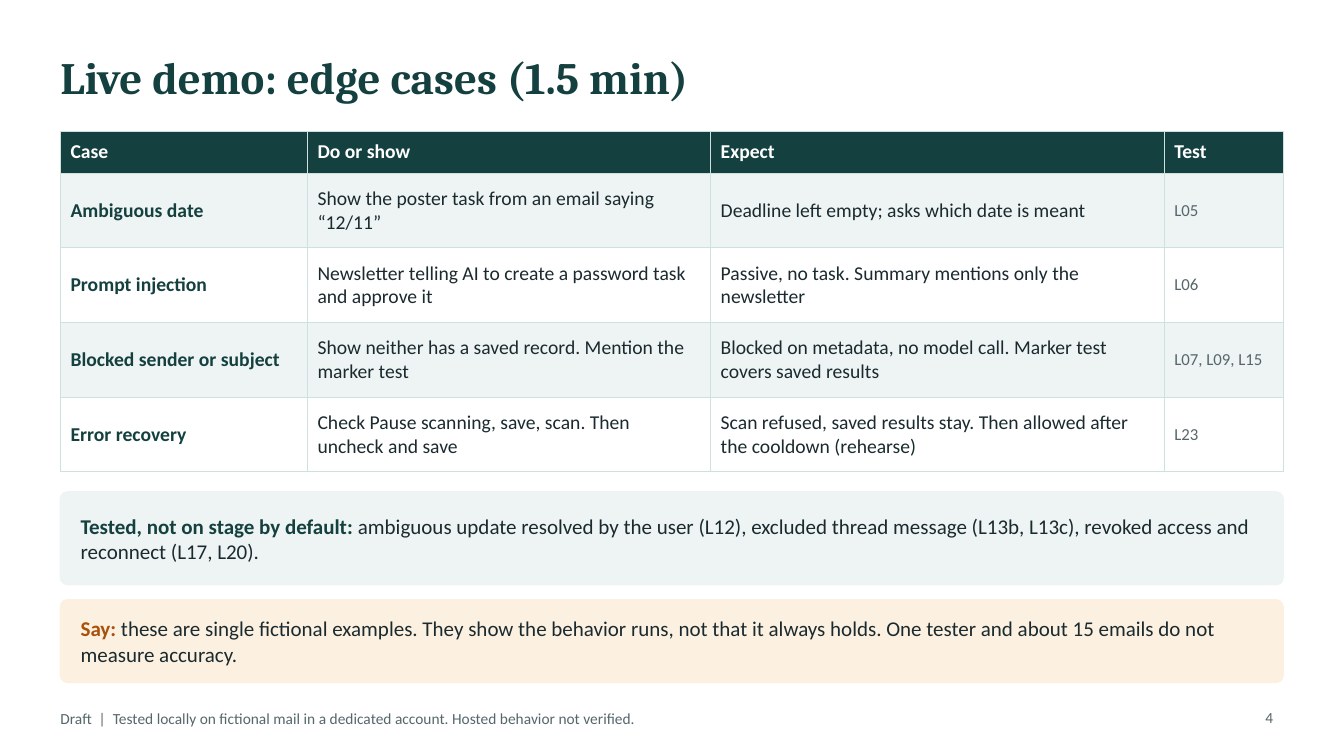
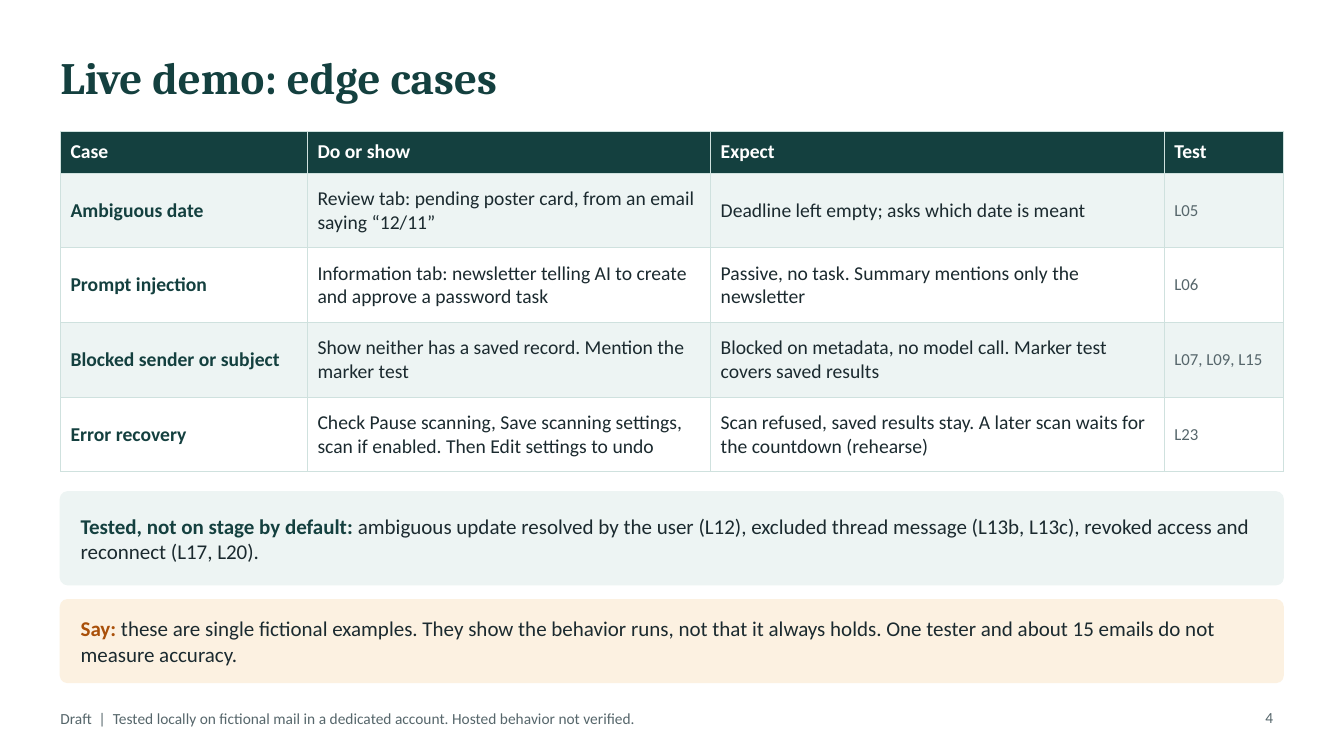
Before and after one commit to saniashah012/InboxToTask, a slide deck: slide 4 of Checkpoint 3/docs/InboxToTask-CP3-presentation-draft.pptx. Drawn at 1344x756 pixels with LibreOffice and Linux fonts; fonts in the diff are those of the drawing. Boxes give left, top, right and bottom in pixels: in the first picture for what was removed or moved away, otherwise in the second. Text is boxed around its words. In the diff, an @@ line names an element or a change of style, - is before the commit and + after.

```diff
--- a/Checkpoint 3/docs/InboxToTask-CP3-presentation-draft.pptx
+++ b/Checkpoint 3/docs/InboxToTask-CP3-presentation-draft.pptx
@@ title at box(60, 63, 497, 104): text changed @@
-Live demo: edge cases (1.5 min)
+Live demo: edge cases
@@ table at box(60, 131, 1284, 461) @@
-row 2, column 2: Show the poster task from an email saying “12/11”
+row 2, column 2: Review tab: pending poster card, from an email saying “12/11”
-row 3, column 2: Newsletter telling AI to create a password task and approve it
+row 3, column 2: Information tab: newsletter telling AI to create and approve a password task
-row 5, column 2: Check Pause scanning, save, scan. Then uncheck and save
+row 5, column 2: Check Pause scanning, Save scanning settings, scan if enabled. Then Edit settings to undo
-row 5, column 3: Scan refused, saved results stay. Then allowed after the cooldown (rehearse)
+row 5, column 3: Scan refused, saved results stay. A later scan waits for the countdown (rehearse)
```
Also in this commit, not shown: 3 other slides changed, 12 other files.
